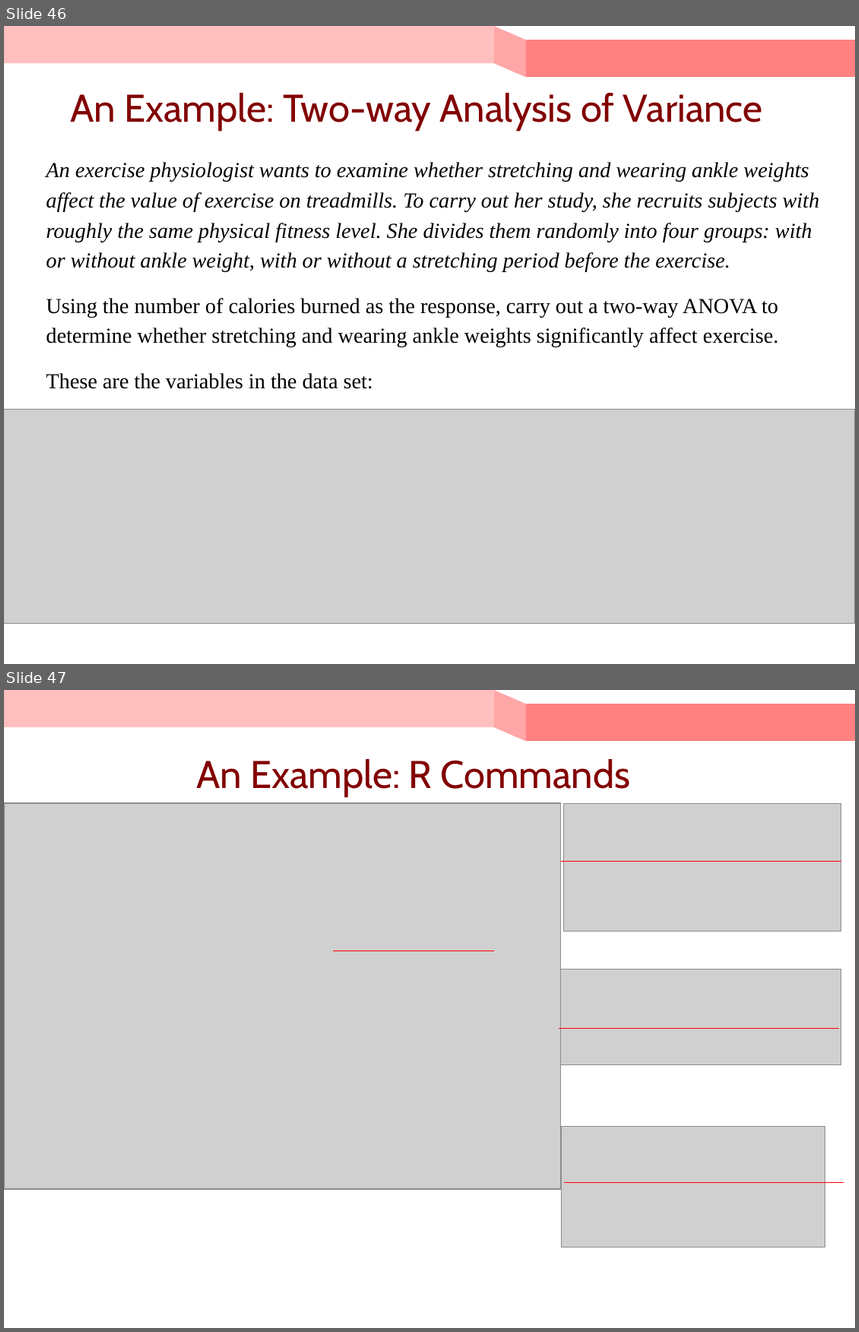
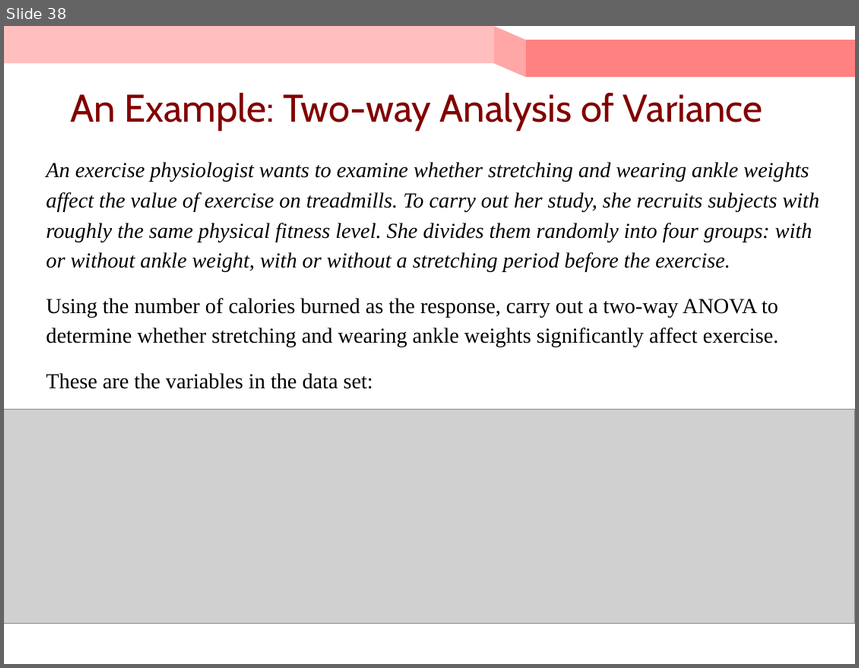
Before and after one commit to KuroTaiga/MSCS_BU, a slide deck: CS555/L10/Lecture 10_ANOVA and ANCOVA.pptx. Shown one above the other, each under a label of ours: slides 46 and 47 before the commit, slide 38 after it. The pictures are 859x1332 and 859x668 pixels, drawn with LibreOffice and Linux fonts; fonts in the diff are those of the drawing; grey boxes stand for pictures. Boxes give left, top, right and bottom in pixels: in the first picture for what was removed or moved away, otherwise in the second. Text is boxed around its words. In the diff, an @@ line names an element or a change of style, - is before the commit and + after.

```diff
--- a/CS555/L10/Lecture 10_ANOVA and ANCOVA.pptx
+++ b/CS555/L10/Lecture 10_ANOVA and ANCOVA.pptx
@@ slide 47 removed at [4, 690, 855, 1328], background #FFFFFF; not listed: 3 template elements that a slide beside it also shows @@
@@ title removed at [196, 759, 631, 797] @@
-An Example: R Commands
@@ picture removed at [4, 803, 561, 1190] @@
@@ picture removed at [564, 803, 842, 932] @@
@@ line removed from (561, 862) to (842, 862) @@
@@ line removed from (333, 951) to (494, 951) @@
@@ picture removed at [561, 970, 842, 1065] @@
@@ line removed from (560, 1028) to (840, 1028) @@
@@ picture removed at [562, 1127, 826, 1248] @@
@@ line removed from (564, 1182) to (845, 1182) @@
@@ what was slide 46 is now slide 38 @@
```
Also in this commit, not shown: 8 slides changed, 1 slide added, 10 other slides removed, 19 other files.
